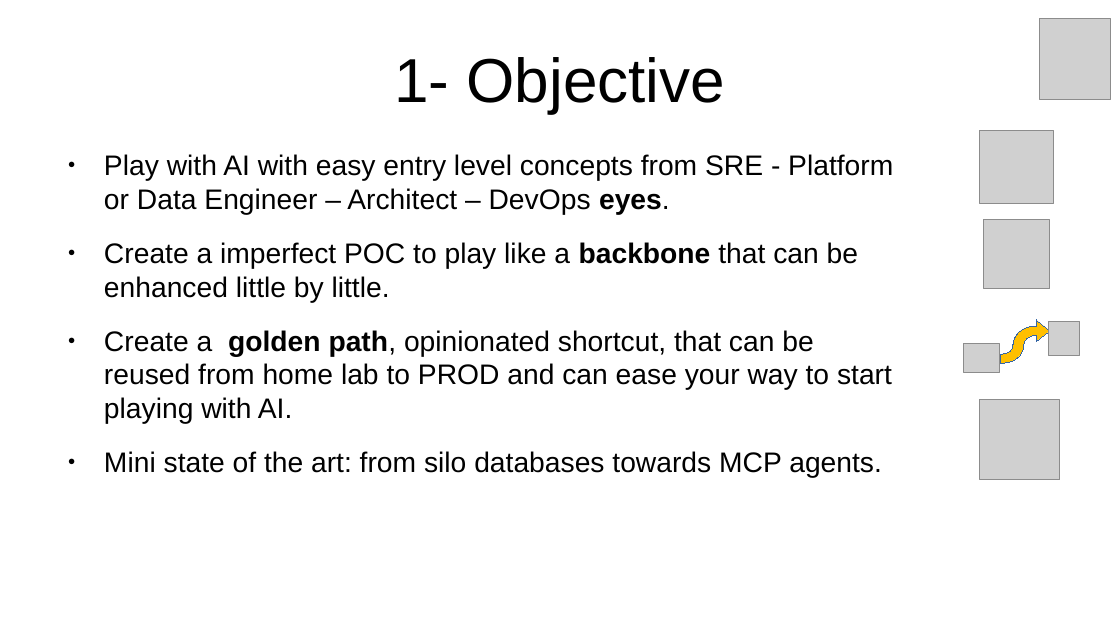
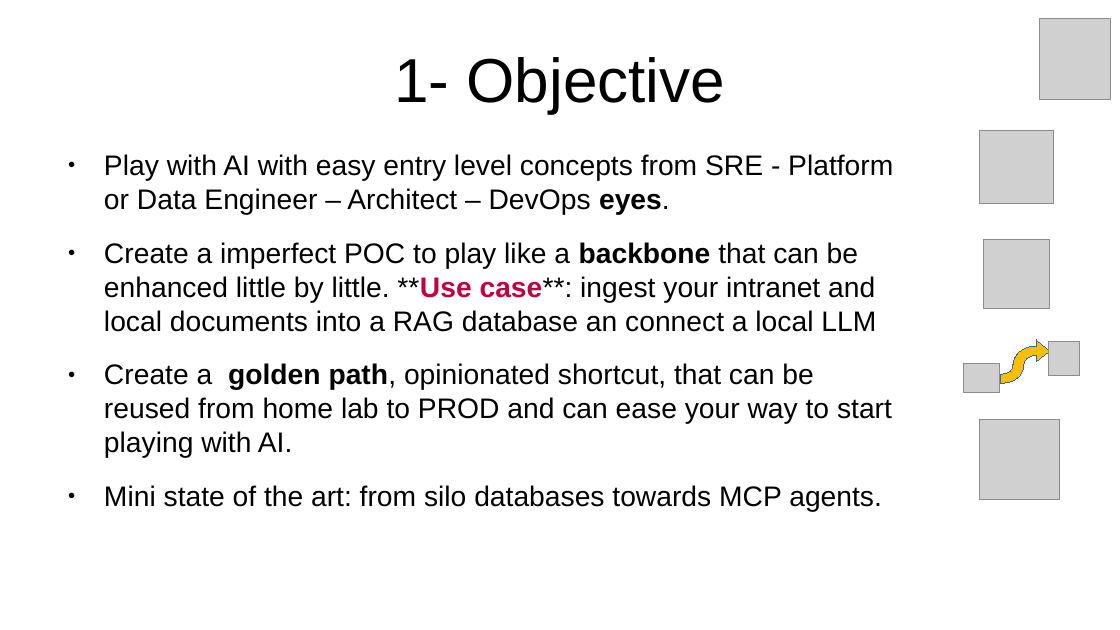
Before and after one commit to inigokintana/homelab-2-prod-ai-golden-path, a slide deck: slide 2 of docs/Presentation-homelab-2-prod-ai-golden-path.odp. Drawn at 1120x630 pixels with LibreOffice and Linux fonts; fonts in the diff are those of the drawing; grey boxes stand for pictures. Boxes give left, top, right and bottom in pixels: in the first picture for what was removed or moved away, otherwise in the second. Text is boxed around its words. In the diff, an @@ line names an element or a change of style, - is before the commit and + after.

```diff
--- a/docs/Presentation-homelab-2-prod-ai-golden-path.odp
+++ b/docs/Presentation-homelab-2-prod-ai-golden-path.odp
@@ text at (104,242,876,332): text changed @@
-● Create a imperfect POC to play like a backbone that can be enhanced little by little.
+● Create a imperfect POC to play like a backbone that can be enhanced little by little. **Use case**: ingest your intranet and local documents into a RAG database an connect a local LLM
@@ 4 pictures, 1 freeform shape: place and size @@
-4 pictures, 1 freeform shape at (965,221,1080,481)
+4 pictures, 1 freeform shape at (965,240,1080,500)
```
Also in this commit, not shown: 9 other slides changed, 7 other files.
